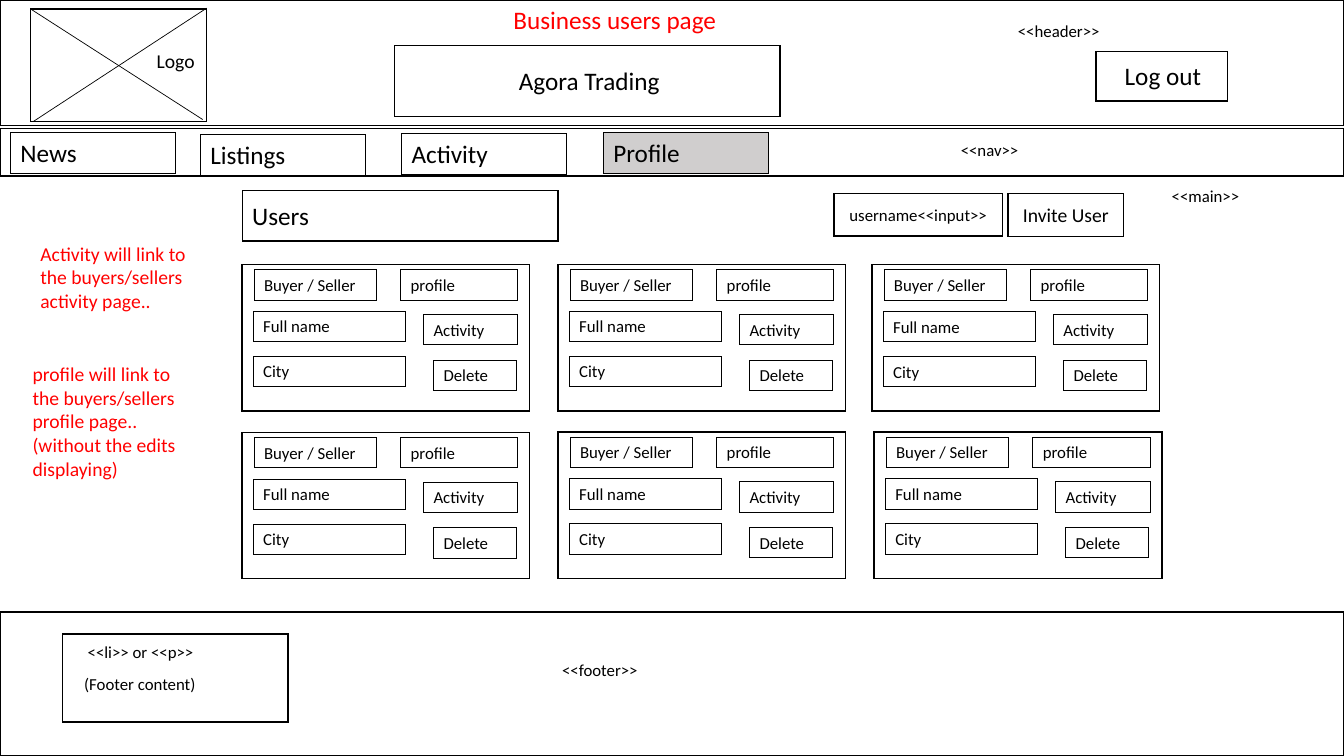
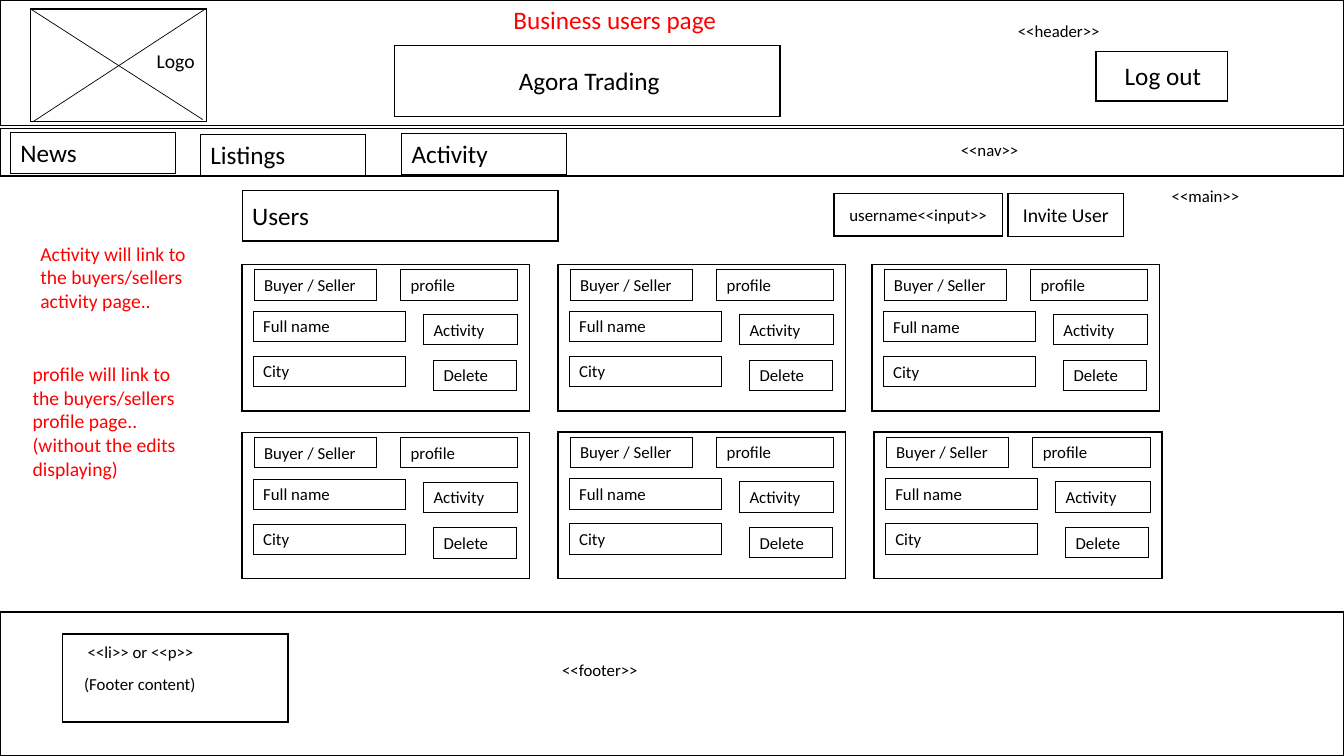
Before and after one commit to jameshutchy/Best-Practice-PHP, a slide deck: slide 13 of BCDE224 - Assessment 2 - James Hutchinson/BCDE244-Assesment 2 - James Hutchinson.pptx (slide 24 before the commit). Drawn at 1344x756 pixels with LibreOffice and Linux fonts; fonts in the diff are those of the drawing. Boxes give left, top, right and bottom in pixels: in the first picture for what was removed or moved away, otherwise in the second. Text is boxed around its words. In the diff, an @@ line names an element or a change of style, - is before the commit and + after.

```diff
--- a/BCDE224 - Assessment 2 - James Hutchinson/BCDE244-Assesment 2 - James Hutchinson.pptx
+++ b/BCDE224 - Assessment 2 - James Hutchinson/BCDE244-Assesment 2 - James Hutchinson.pptx
@@ rectangle removed at bbox=[604, 133, 768, 173] @@
-Profile
```
Also in this commit, not shown: 9 other slides changed, 2 slides added, 11 slides removed, 22 other files.
